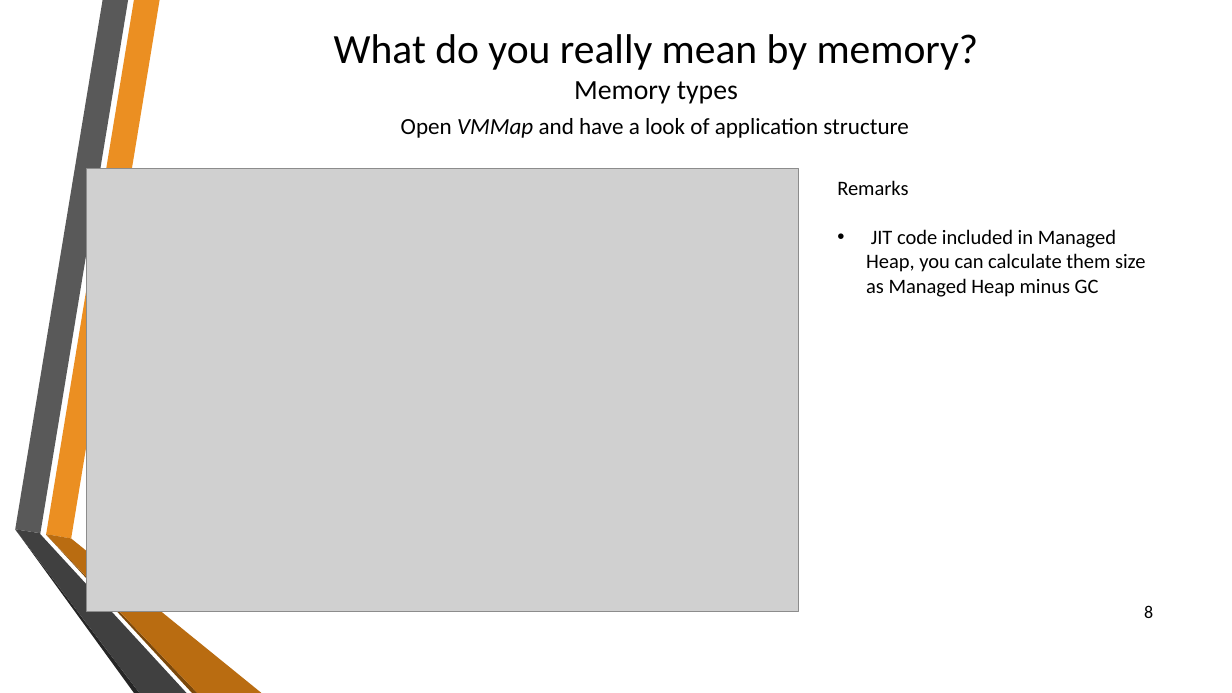
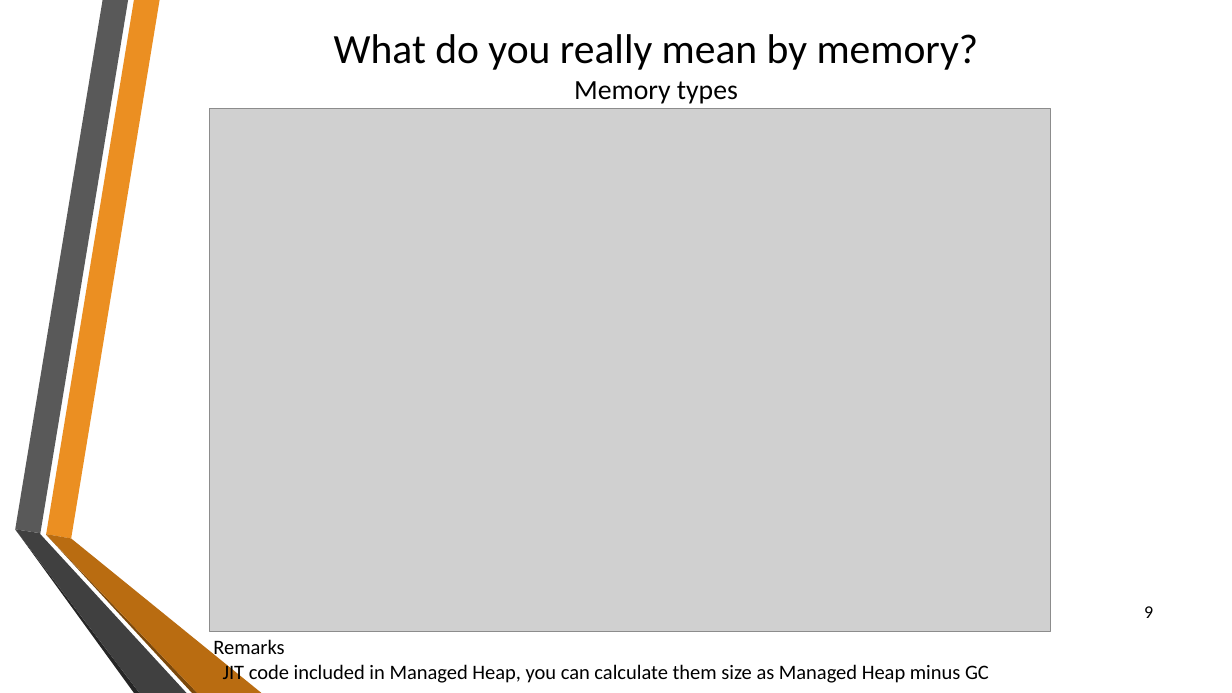
Before and after one commit to sflusov/IISSharingAssemblies, a slide deck: slide 9 of presentation/Sharing common assemblies.pptx (slide 8 before the commit). Drawn at 1232x693 pixels with LibreOffice and Linux fonts; fonts in the diff are those of the drawing; grey boxes stand for pictures; background and template pictures are left out. Boxes give left, top, right and bottom in pixels: in the first picture for what was removed or moved away, otherwise in the second. Text is boxed around its words. In the diff, an @@ line names an element or a change of style, - is before the commit and + after.

```diff
--- a/presentation/Sharing common assemblies.pptx
+++ b/presentation/Sharing common assemblies.pptx
@@ picture: place and size @@
-picture at [87,168,799,612]
+picture at [210,108,1051,631]
@@ text removed at [401,118,908,138] @@
-Open VMMap and have a look of application structure
@@ page number at [1144,606,1153,618]: text changed @@
-8
+9
@@ text at [213,639,989,685]: text changed @@
-Remarks
-• JIT code included in Managed Heap, you can calculate them size as Managed Heap minus GC
+Remarks
+JIT code included in Managed Heap, you can calculate them size as Managed Heap minus GC
```
Also in this commit, not shown: 11 other slides changed, 3 slides added.
